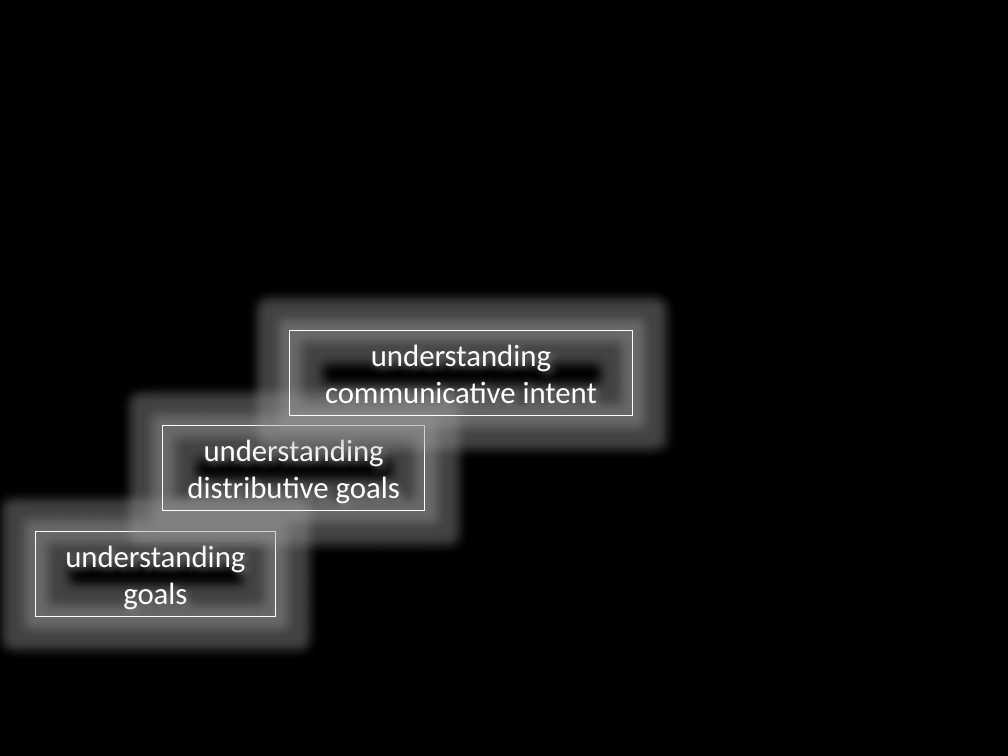
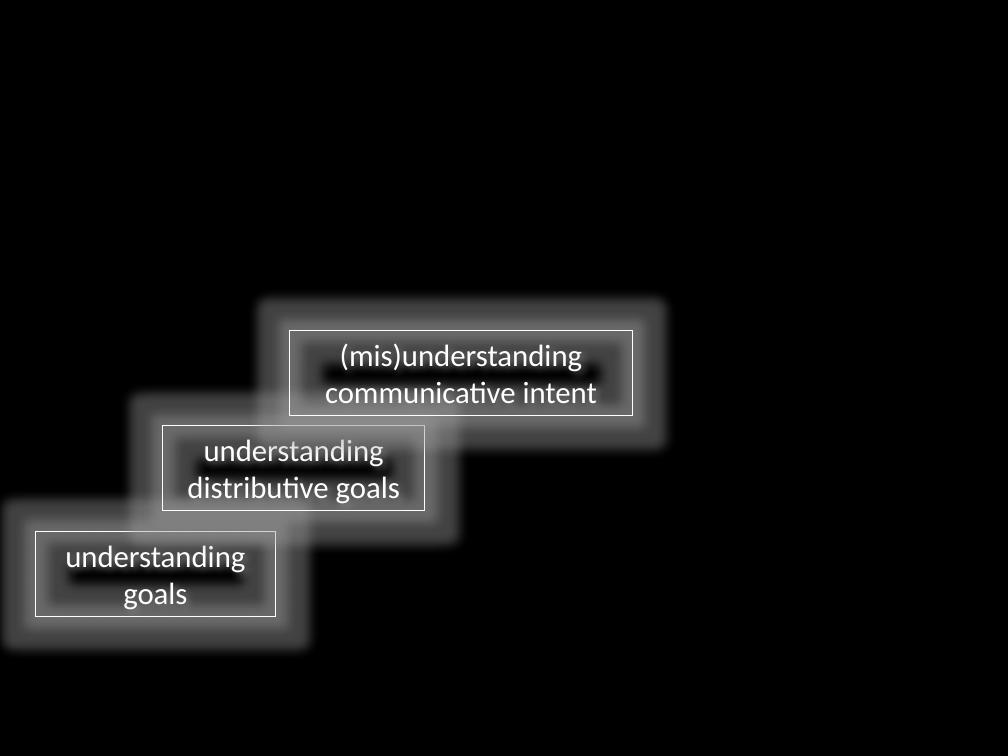
Before and after one commit to butterfill/writing, a slide deck: slide 44 of joint action and knowing others minds/conf budapest ceu talk cognitive 2012-09/interacting mindreaders.ppt.pptx (slide 41 before the commit). Drawn at 1008x756 pixels with LibreOffice and Linux fonts; fonts in the diff are those of the drawing. Boxes give left, top, right and bottom in pixels: in the first picture for what was removed or moved away, otherwise in the second. Text is boxed around its words. In the diff, an @@ line names an element or a change of style, - is before the commit and + after.

```diff
--- a/joint action and knowing others minds/conf budapest ceu talk cognitive 2012-09/interacting mindreaders.ppt.pptx
+++ b/joint action and knowing others minds/conf budapest ceu talk cognitive 2012-09/interacting mindreaders.ppt.pptx
@@ text in rectangle at (325, 343, 597, 404): text changed @@
-understanding communicative intent
+(mis)understanding communicative intent
```
Also in this commit, not shown: 8 other slides changed, 5 slides added, 3 other files.
